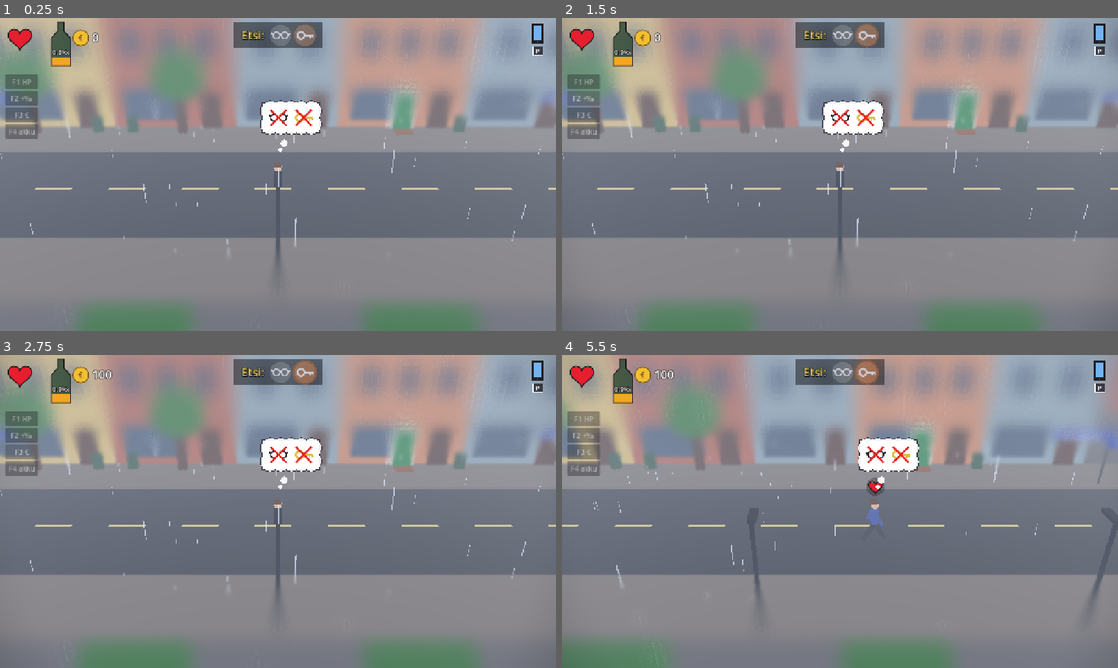
Above: before the commit, frames 1-4 (two rows, left to right).
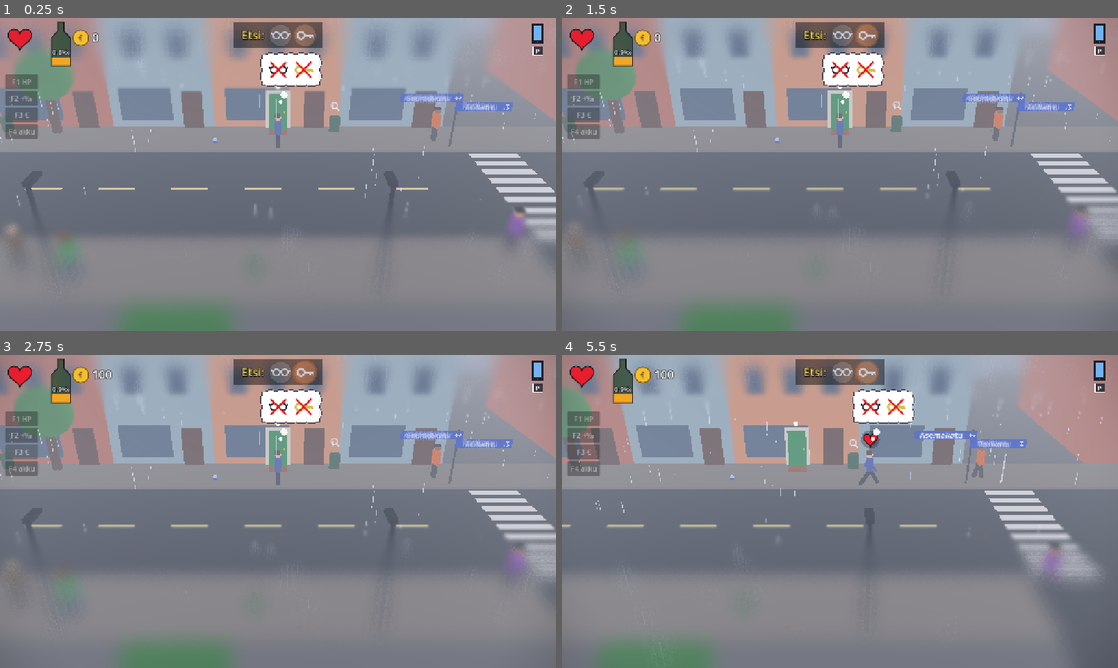
Above: after the commit, the same moments.

Repository: Ecculi/GoodMorningMoonshine
Game: Godot game, scene res://scenes/main.tscn
Two runs of this game, one before a commit and one after it. Both use one fixed random seed, a clock stepped at 60 frames per second and the inputs below.
Inputs (mouse positions are in pixels of both pictures, inside the frame that each line leads up to):
- Up to frame 1 (0.25 s): no input
- Up to frame 2 (1.5 s): click "F1 HP" at 0.5 s; click "F2 +‰" at 1.25 s
- Up to frame 3 (2.75 s): click "F3 €" at 2 s
- Up to frame 4 (5.5 s): click "F4 akku" at 2.75 s; tap Enter at 3.5 s; move the mouse to (962, 495) at 3.52 s; hold Right (move_right) 3.53-4.25 s; hold Space (action) 3.53-4.25 s; click (962, 495) at 3.67 s; drag from (728, 527) to (812, 574) at 4.27 s; move the mouse to (895, 442) at 5.02 s; hold Right (move_right) from 5.03 s (still down); hold Shift (run) from 5.03 s (still down)

The runs differ from the first frame. In frame 1, 31% of the frame differs, in the area x 0-100%, y 0-100%; in frame 2, 32%; in frame 3, 32%; in frame 4, 35%.
Error before the commit: Parse Error: Cannot infer the type of "along" variable because the value doesn't have a set type. (res://scripts/leaves.gd:148)

Commit message:
More car death texts (the driver's statement); fix leaf wind typing
Co-Authored-By: Claude Opus 5.5 <noreply@anthropic.com>
Claude-Session: https://claude.ai/code/session_014p1PeeGbmYxJmsVU4HYhz4

Diff:
--- a/localization/strings.csv
+++ b/localization/strings.csv
@@ -76,3 +76,8 @@
 CAP_EXHAUST_2,"Urheiluseura järkyttyi: ""Hän ei ollut edes jäsen."""
 PHOTO_CREDIT,Kuva: lukijan kuva
 CAP_ANY_1,"Silminnäkijät ja korvin kuulijat kertoivat, että viimeisinä tekoinaan uhri pieraisi."
+HL_CAR_5,"Kuljettaja: ""En ehtinyt jarruttaa"""
+HL_CAR_6,Jalankulkija hävisi kohtaamisen farmariauton kanssa
+CAP_CAR_4,"Kuljettaja: ""En ehtinyt jarruttaa, koska en nähnyt häntä. Ja vaikka näinkin, niin mitä sitten?"""
+CAP_CAR_5,"Kuljettaja: ""Hän oli tiellä, ja tie on autoja varten."""
+CAP_CAR_6,"Poliisi muistuttaa, että suojatietä käyttävät myös elävät."
--- a/scripts/leaves.gd
+++ b/scripts/leaves.gd
@@ -145,8 +145,8 @@
 		if spd < 0.5:
 			continue
 		var d: float = float(c.dir)
-		var along := (p.x - c.position.x) * d  # + ahead of the car, - behind
-		var dz := p.z - c.position.z
+		var along: float = (p.x - c.position.x) * d  # + ahead of the car, - behind
+		var dz: float = p.z - c.position.z
 		# A wake trailing a few metres behind, a little in front, and about
 		# a lane to each side.
 		var fx := exp(-pow(along + 1.5, 2.0) / (2.0 * 2.8 * 2.8))
--- a/scripts/main.gd
+++ b/scripts/main.gd
@@ -853,7 +853,7 @@
 
 ## How many headlines and captions there are per cause (keys HL_<CAUSE>_n
 ## and CAP_<CAUSE>_n in the translations).
-const HEADLINES := {"SOBER": [4, 3], "FIGHT": [4, 3], "CAR": [4, 3], "DOG": [3, 3], "BOUNCER": [3, 2],
+const HEADLINES := {"SOBER": [4, 3], "FIGHT": [4, 3], "CAR": [6, 6], "DOG": [3, 3], "BOUNCER": [3, 2],
 	"FALL": [3, 2], "COLD": [3, 2], "HUNGER": [2, 2], "HANGOVER": [3, 2], "EXHAUST": [2, 2]}
 
 
